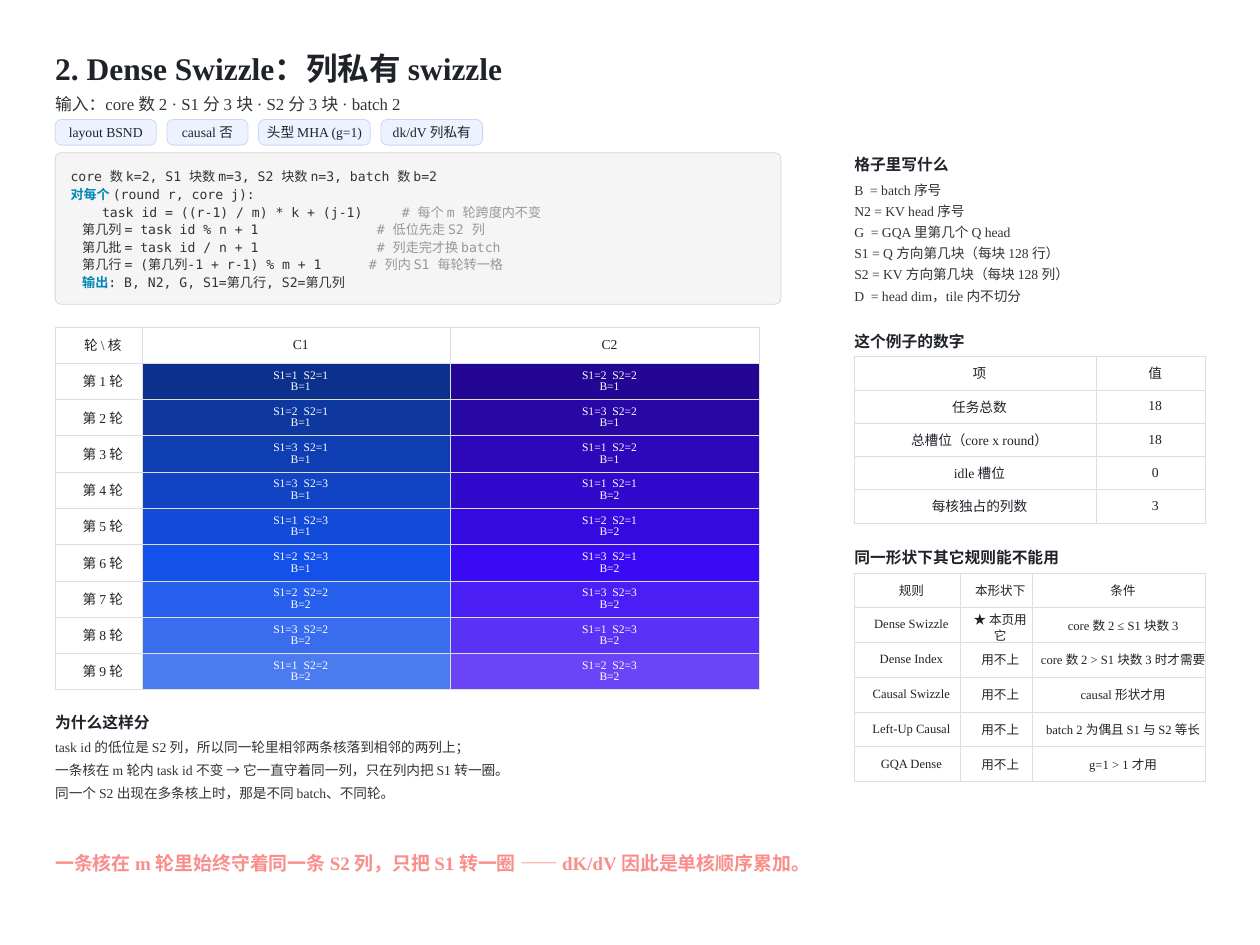
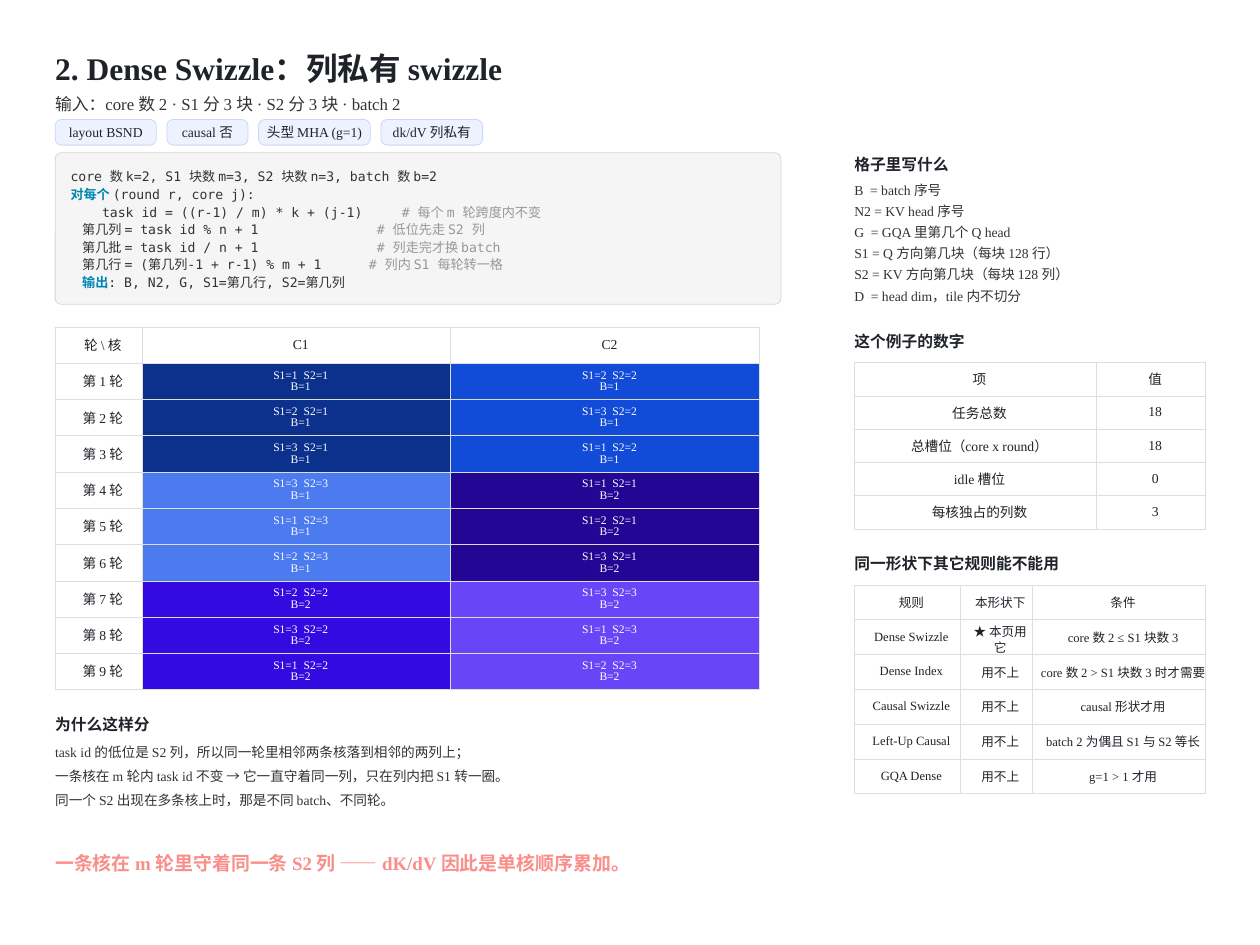
Before and after one commit to guomc9/SeeTen, a slide deck: slide 3 of cases/flash-attention-det-accum/out/v4-index-schedules-rev2.pptx. Drawn at 1260x945 pixels with LibreOffice and Linux fonts; fonts in the diff are those of the drawing. Boxes give left, top, right and bottom in pixels: in the first picture for what was removed or moved away, otherwise in the second. Text is boxed around its words. In the diff, an @@ line names an element or a change of style, - is before the commit and + after.

```diff
--- a/cases/flash-attention-det-accum/out/v4-index-schedules-rev2.pptx
+++ b/cases/flash-attention-det-accum/out/v4-index-schedules-rev2.pptx
@@ table at bbox=[55, 327, 759, 690] @@
@@ fill #230693 to #124BD8 in row 2, column 3 @@
@@ fill #0E37A0 to #0C318D in row 3, column 2 @@
@@ fill #2707A6 to #124BD8 in row 3, column 3 @@
@@ fill #0F3EB3 to #0C318D in row 4, column 2 @@
@@ fill #2C08BA to #124BD8 in row 4, column 3 @@
@@ fill #1144C5 to #4C7BF0 in row 5, column 2 @@
@@ fill #3109CD to #230693 in row 5, column 3 @@
@@ fill #124BD8 to #4C7BF0 in row 6, column 2 @@
@@ fill #350AE1 to #230693 in row 6, column 3 @@
@@ fill #1451EB to #4C7BF0 in row 7, column 2 @@
@@ fill #3A0AF5 to #230693 in row 7, column 3 @@
@@ fill #275FED to #350AE1 in row 8, column 2 @@
@@ fill #4A1EF5 to #6945F7 in row 8, column 3 @@
@@ fill #3A6DEE to #350AE1 in row 9, column 2 @@
@@ fill #5932F6 to #6945F7 in row 9, column 3 @@
@@ fill #4C7BF0 to #350AE1 in row 10, column 2 @@
@@ table: place and size @@
-table at bbox=[854, 357, 1206, 635]
+table at bbox=[854, 363, 1206, 529]
@@ 3 texts: place and size @@
-3 texts at bbox=[55, 549, 1059, 776]
+3 texts at bbox=[55, 555, 1059, 782]
@@ table: place and size @@
-table at bbox=[854, 573, 1206, 782]
+table at bbox=[854, 585, 1206, 794]
@@ text "同一个 S2 出现在多条核上时，那是不同 batch、不同轮。": place and size @@
-text "同一个 S2 出现在多条核上时，那是不同 batch、不同轮。" at bbox=[55, 786, 395, 799]
+text "同一个 S2 出现在多条核上时，那是不同 batch、不同轮。" at bbox=[55, 793, 395, 806]
@@ text at bbox=[55, 854, 630, 872]: text changed @@
-一条核在 m 轮里始终守着同一条 S2 列，只把 S1 转一圈 —— dK/dV 因此是单核顺序累加。
+一条核在 m 轮里守着同一条 S2 列 —— dK/dV 因此是单核顺序累加。
```
Also in this commit, not shown: 15 other slides changed, 2 other files.
